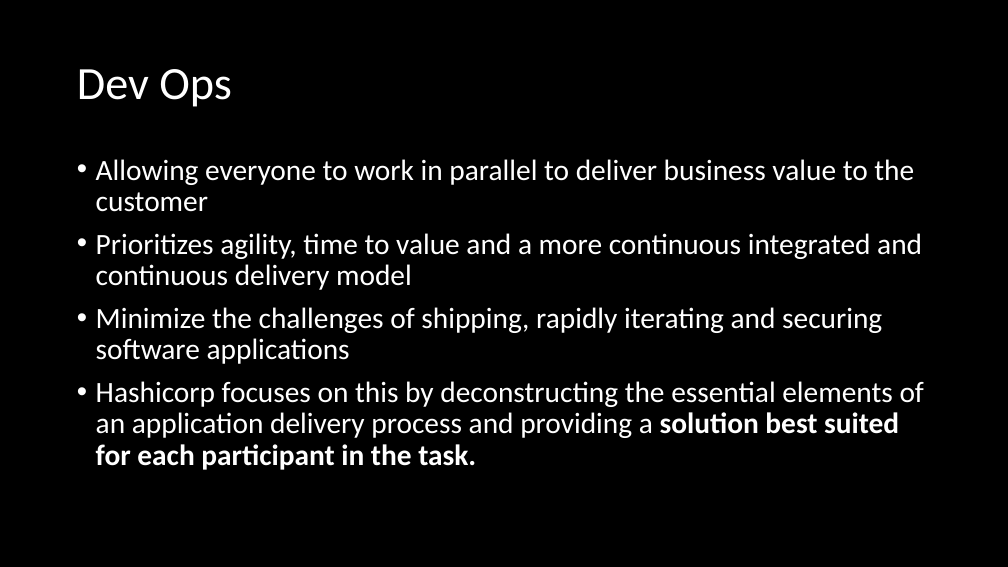
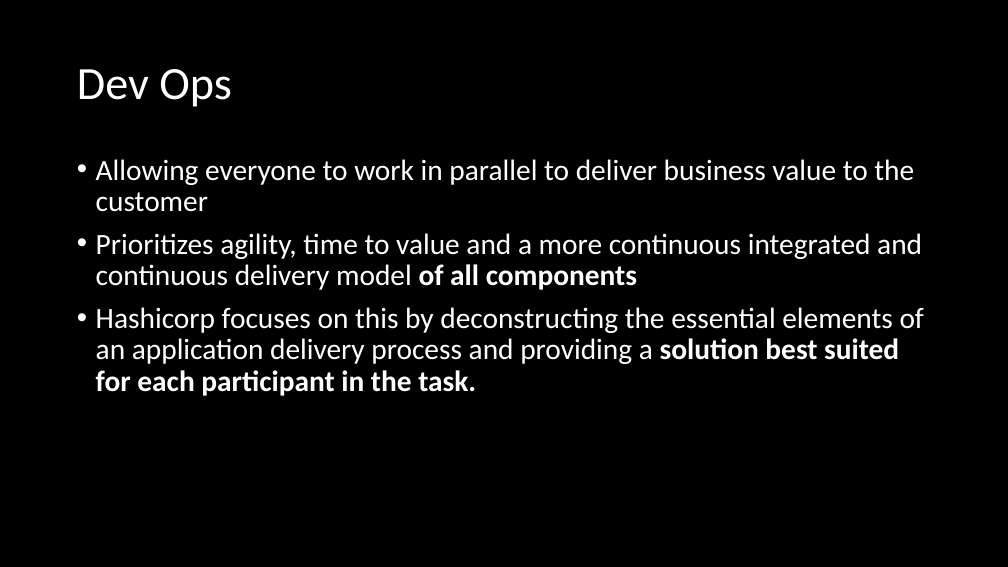
Before and after one commit to FraserPol/hashi-tech-excersise, a slide deck: slide 9 of Hashi-Demo-Preso.pptx (slide 10 before the commit). Drawn at 1008x567 pixels with LibreOffice and Linux fonts; fonts in the diff are those of the drawing. Boxes give left, top, right and bottom in pixels: in the first picture for what was removed or moved away, otherwise in the second. Text is boxed around its words. In the diff, an @@ line names an element or a change of style, - is before the commit and + after.

```diff
--- a/Hashi-Demo-Preso.pptx
+++ b/Hashi-Demo-Preso.pptx
@@ text at <box>96,233,922,290</box>: text changed @@
-• Prioritizes agility, time to value and a more continuous integrated and continuous delivery model
-• Minimize the challenges of shipping, rapidly iterating and securing software applications
+• Prioritizes agility, time to value and a more continuous integrated and continuous delivery model of all components
```
Also in this commit, not shown: 8 other slides changed, 31 slides added, 3 slides removed, 12 other files.
